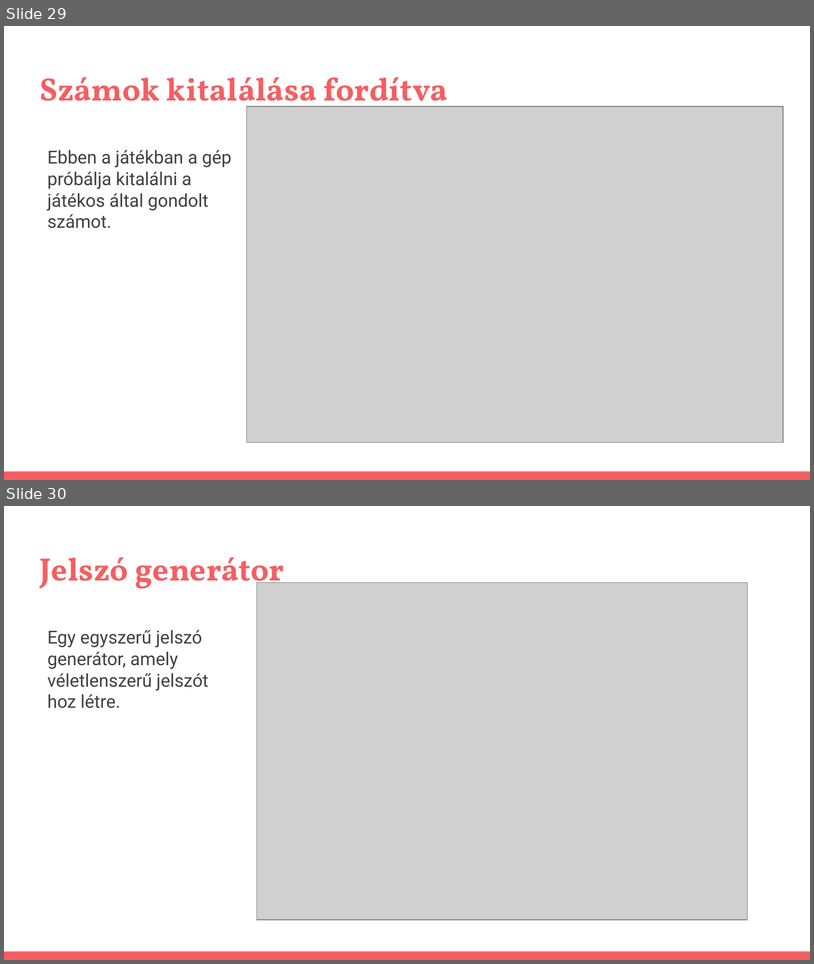
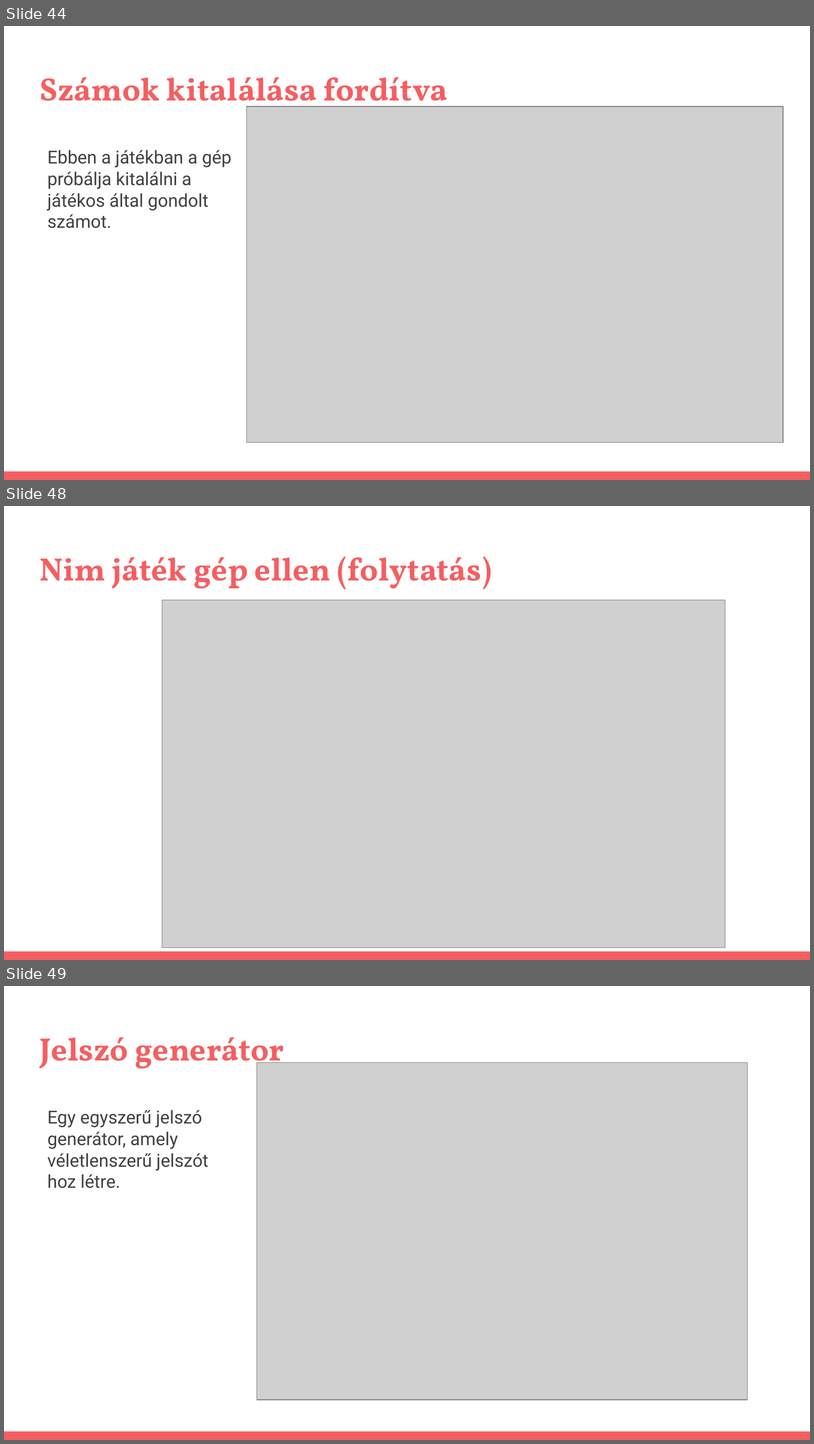
Before and after one commit to pisti72/infoka, a slide deck: prog/Bevezetés a Programozás Világába.pptx. Shown one above the other, each under a label of ours: slides 29 and 30 before the commit, slides 44, 48 and 49 after it; the slides between them are not shown. The pictures are 814x964 and 814x1444 pixels, drawn with LibreOffice and Linux fonts; fonts in the diff are those of the drawing; grey boxes stand for pictures. Boxes give left, top, right and bottom in pixels: in the first picture for what was removed or moved away, otherwise in the second. Text is boxed around its words. In the diff, an @@ line names an element or a change of style, - is before the commit and + after.

```diff
--- a/prog/Bevezetés a Programozás Világába.pptx
+++ b/prog/Bevezetés a Programozás Világába.pptx
@@ slide 48 added at (x1=4, y1=506, x2=810, y2=960), background #FFFFFF; not listed: 1 template element that a slide beside it also shows @@
@@ title added at (x1=39, y1=556, x2=492, y2=589), 28.8 pt, text #F55E61, bold @@
+Nim játék gép ellen (folytatás)
@@ picture added at (x1=162, y1=600, x2=726, y2=948) @@
@@ what was slide 29 is now slide 44 @@
@@ what was slide 30 is now slide 49 @@
```
Also in this commit, not shown: 6 slides changed, 18 other slides added, 2 other files.
